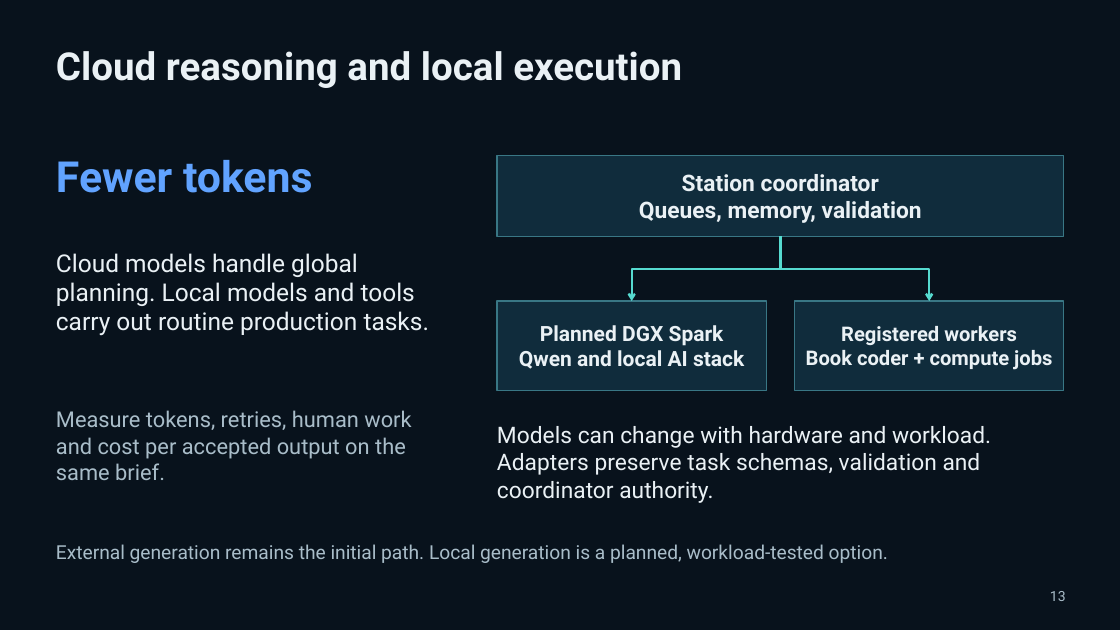
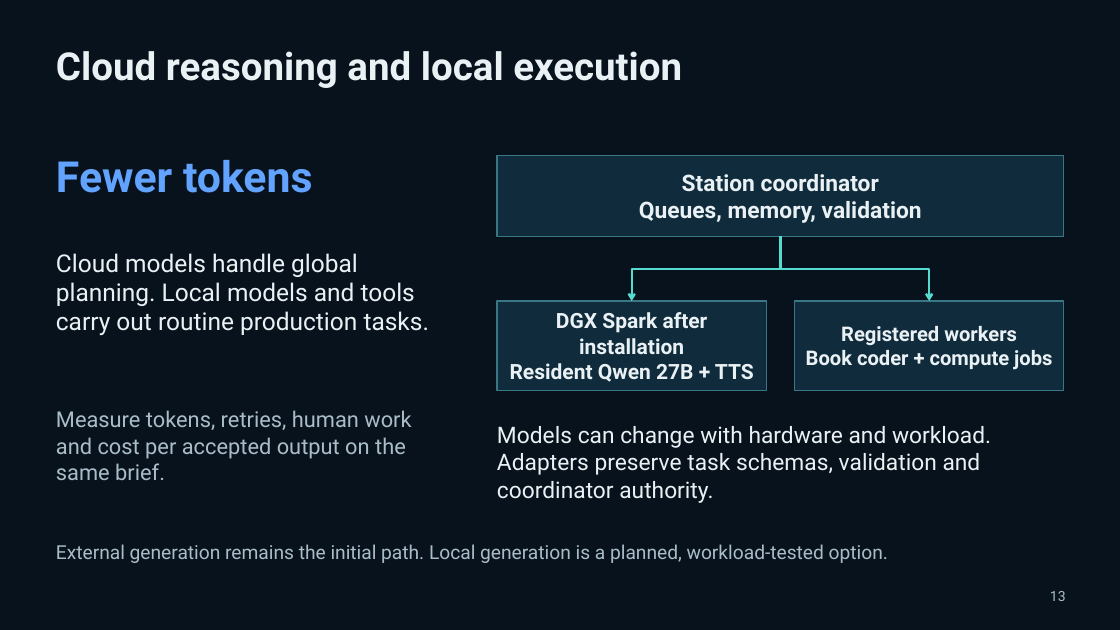
Before and after one commit to pavlichuckcrypt-maker/Vantemio, a slide deck: slide 13 of docs/pitch/Vantemio_Presentation_2026-10-05.pptx. Drawn at 1120x630 pixels with LibreOffice and Linux fonts; fonts in the diff are those of the drawing. Boxes give left, top, right and bottom in pixels: in the first picture for what was removed or moved away, otherwise in the second. Text is boxed around its words. In the diff, an @@ line names an element or a change of style, - is before the commit and + after.

Commit message:
Sync pitch with resident Qwen and audio stack

```diff
--- a/docs/pitch/Vantemio_Presentation_2026-10-05.pptx
+++ b/docs/pitch/Vantemio_Presentation_2026-10-05.pptx
@@ text in rectangle at (510,312,754,382): text changed @@
-Planned DGX Spark
-Qwen and local AI stack
+DGX Spark after installation
+Resident Qwen 27B + TTS
```
Also in this commit, not shown: 1 other slide changed, 2 other files.
